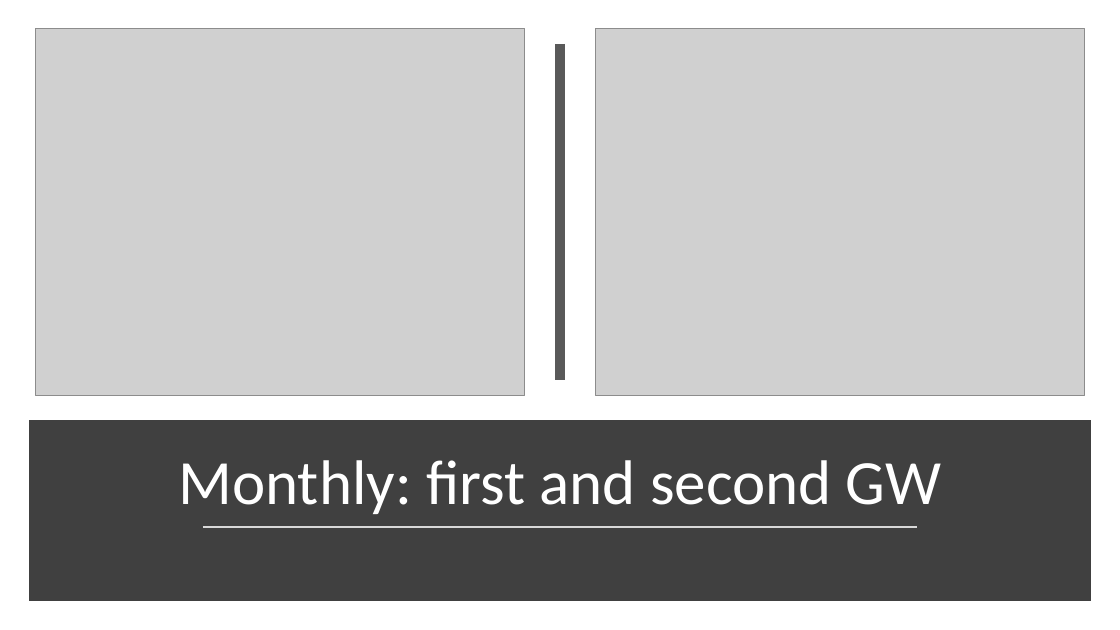
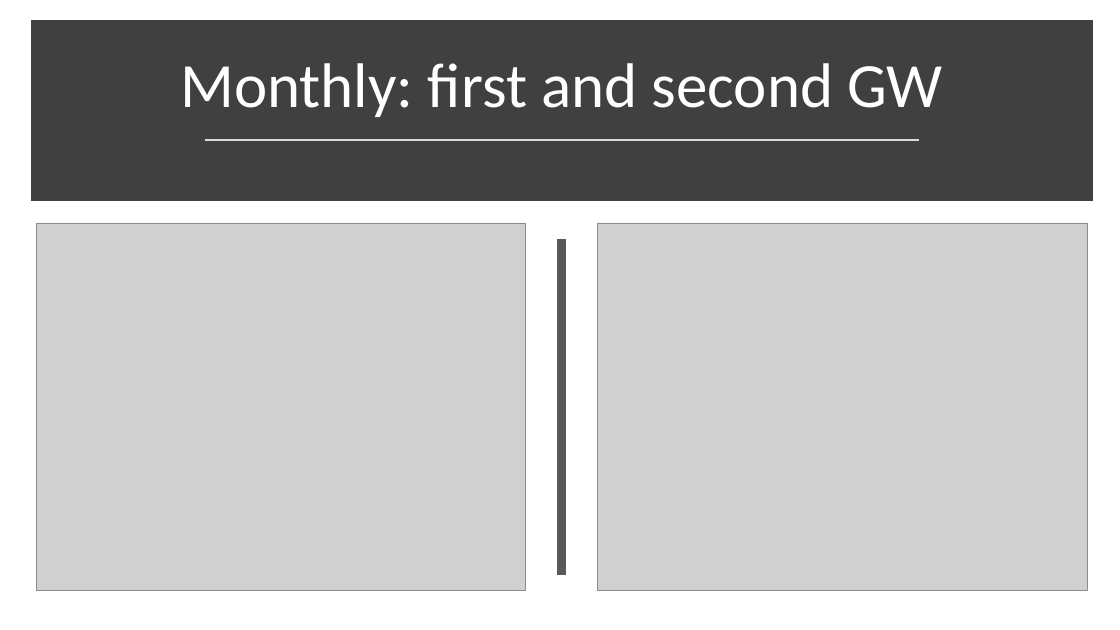
Before and after one commit to jacopomv/Unidata_analysis, a slide deck: slide 9 of OutGW2day-month-week.pptx. Drawn at 1120x630 pixels with LibreOffice and Linux fonts; fonts in the diff are those of the drawing; grey boxes stand for pictures. Boxes give left, top, right and bottom in pixels: in the first picture for what was removed or moved away, otherwise in the second. Text is boxed around its words. In the diff, an @@ line names an element or a change of style, - is before the commit and + after.

```diff
--- a/OutGW2day-month-week.pptx
+++ b/OutGW2day-month-week.pptx
@@ rectangle: place and size @@
-rectangle at bbox=[34, 426, 1086, 596]
+rectangle at bbox=[36, 26, 1087, 196]
@@ title "Monthly: first and second GW": place and size @@
-title "Monthly: first and second GW" at bbox=[178, 460, 941, 514]
+title "Monthly: first and second GW" at bbox=[180, 63, 943, 117]
@@ line moved from (203, 528) - (918, 528) to (205, 139) - (919, 139) @@
@@ 2 pictures, 1 line: place and size @@
-2 pictures, 1 line at bbox=[35, 29, 1086, 396]
+2 pictures, 1 line at bbox=[36, 223, 1088, 590]
```
Also in this commit, not shown: 8 other slides changed, 43 other files.
